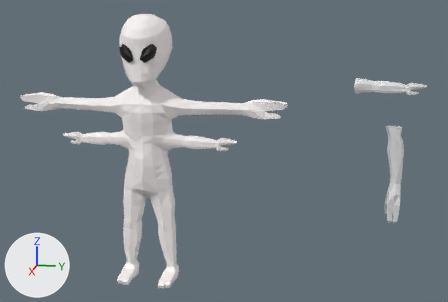
Renders of the Blender file meshes/Alien Mesh/Alien.blend from each side of a commit.
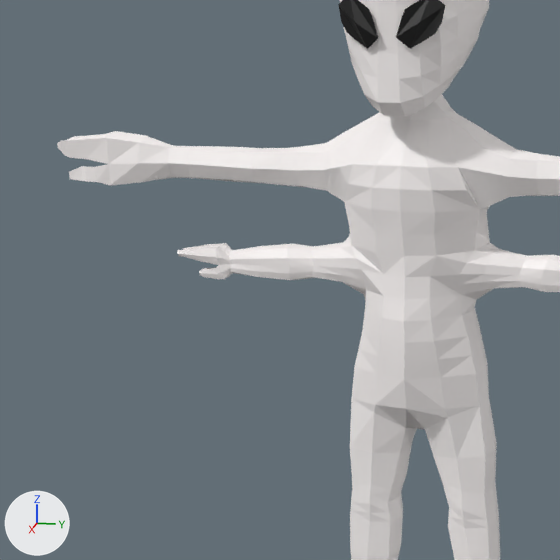
Old and new are each drawn whole from a camera (50 mm lens) standing at (3.578, 1.067, 1.552) and looking at (0.25, 0.401, 0.72) and again close up on the part from 0% to 44% of the width and 15% to 81% of the height. The axes (+X, +Y, +Z) are drawn at lower left. The lights are the same throughout.

The first close-up shows 'Alien', 'EyeL1.001', 'EyeR1.001'.
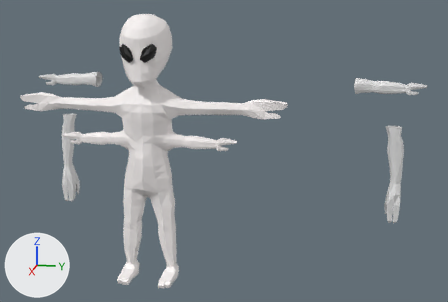
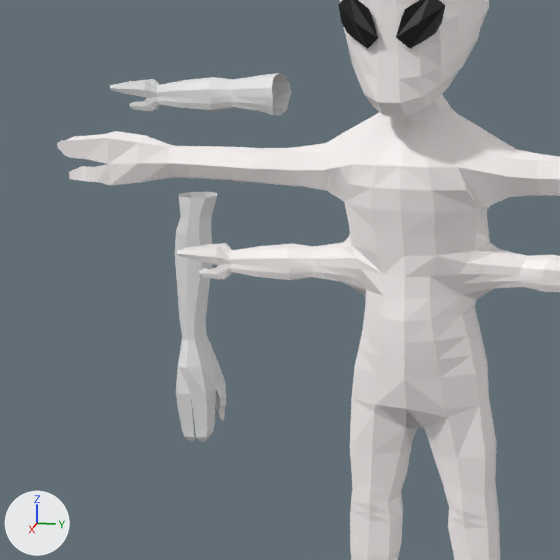
The change in detail:
Object 'Small Arm.001' (ob_small_arm_001) is new; it shows a copy of the mesh of ob_small_arm.
Its location is (0.043, 0.609, 0.8).
Its rotation in degrees is (-70, 0, 0).
Its scale is (0.338, -0.338, 0.338).
Object 'Large Arm.001' (ob_large_arm_001) is new; it shows a copy of the mesh of ob_large_arm.
Its location is (0.0, 0.089, 0.799).
Its scale is (0.338, -0.338, 0.338).

What differs and where, as boxes [x1, y1, x2, y2] in the close-ups (560 x 560 px):
'Large Arm.001', added: after [175, 192, 226, 442]
'Small Arm.001', added: after [110, 73, 291, 116]
